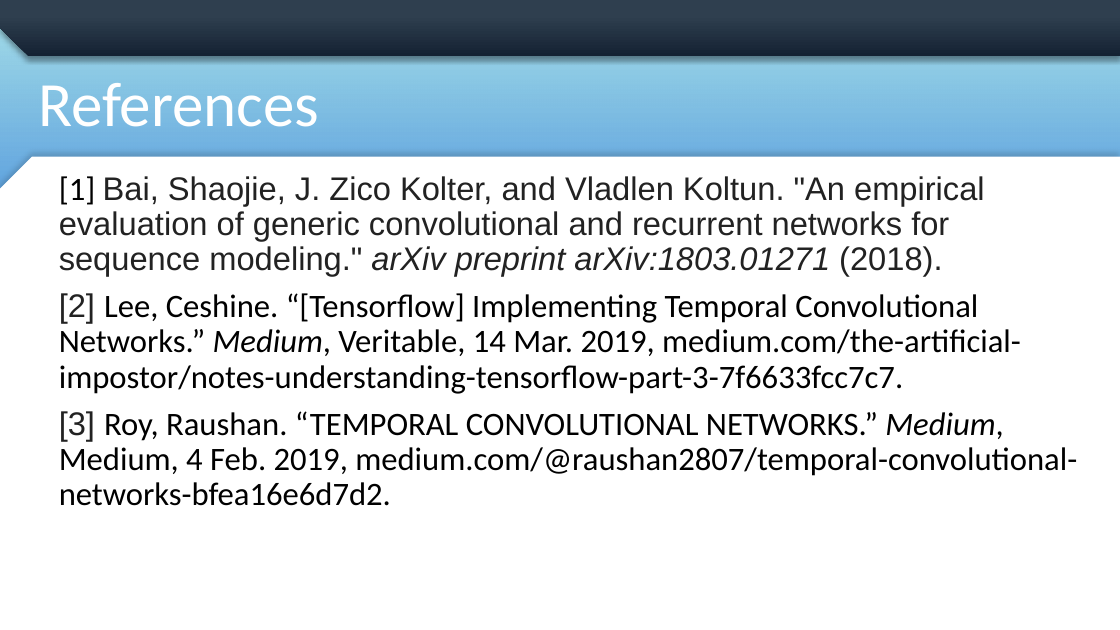
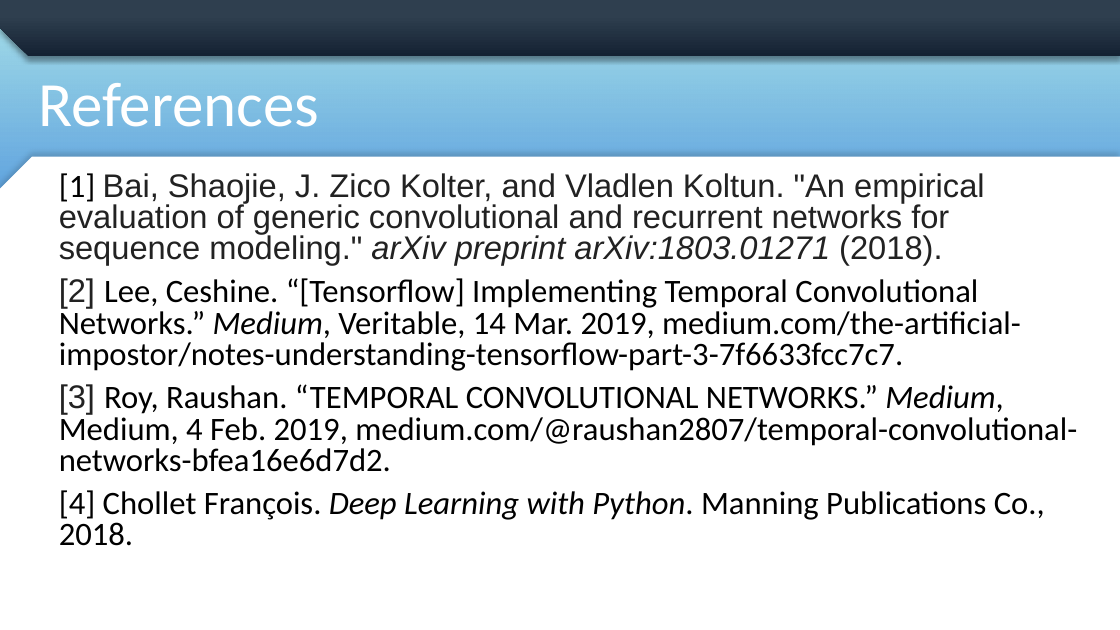
Before and after one commit to mdemore2/CSCE823, a slide deck: slide 11 of Student Lecture/Demore_TCN_Lecture.pptx (slide 10 before the commit). Drawn at 1120x630 pixels with LibreOffice and Linux fonts; fonts in the diff are those of the drawing; background and template pictures are left out. Boxes give left, top, right and bottom in pixels: in the first picture for what was removed or moved away, otherwise in the second. Text is boxed around its words. In the diff, an @@ line names an element or a change of style, - is before the commit and + after.

```diff
--- a/Student Lecture/Demore_TCN_Lecture.pptx
+++ b/Student Lecture/Demore_TCN_Lecture.pptx
@@ text at <box>59,173,1077,472</box>: line spacing 0.9 to 0.8 @@
@@ text at <box>59,490,1045,546</box>: paragraph added @@
+[4] Chollet François. Deep Learning with Python. Manning Publications Co., 2018.
```
Also in this commit, not shown: 6 other slides changed, 2 slides added, 1 slide removed, 2 other files.
